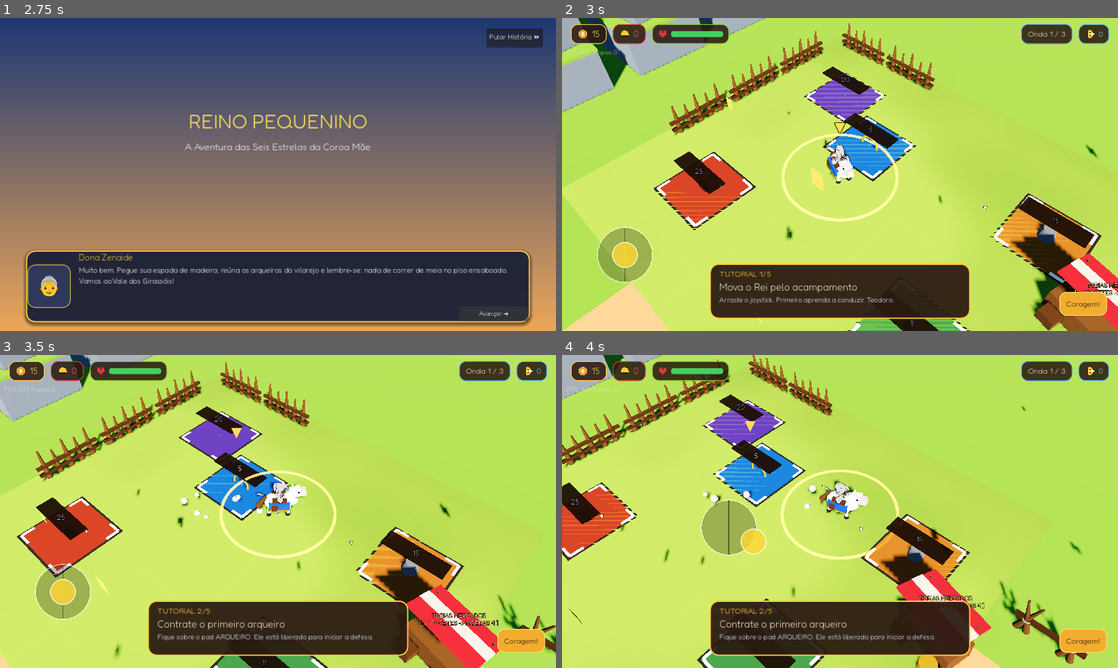
Above: before the commit, frames 1-4 (two rows, left to right).
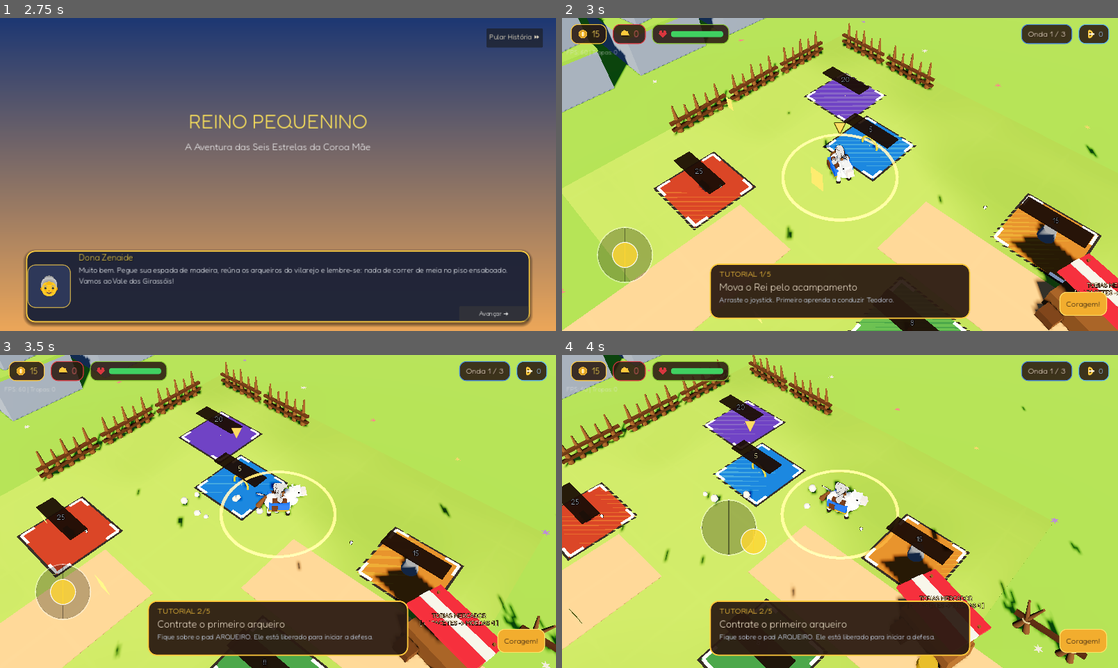
Above: after the commit, the same moments.

Repository: JonathasHenrique/reino-pequenino
Game: Godot game, scene res://scenes/ui/MainMenu.tscn
Two runs of this game, one before a commit and one after it. Both use one fixed random seed, a clock stepped at 60 frames per second and the inputs below.
Inputs (mouse positions are in pixels of both pictures, inside the frame that each line leads up to):
- Up to frame 1 (2.75 s): click "INICIAR JORNADA" at 0.5 s; click "Pular História ⏩" at 1.25 s; click "Avançar ➔" at 2 s
- Up to frame 2 (3 s): tap Enter at 2.75 s; move the mouse to (962, 158) at 2.77 s; hold Right (ui_right) from 2.78 s (still down); click (962, 158) at 2.92 s
- Up to frame 3 (3.5 s): keep holding Right (ui_right); tap Space at 3.02 s
- Up to frame 4 (4 s): release Right (ui_right) at 3.5 s; drag from (728, 527) to (812, 574) at 3.52 s

Frame 1 is identical in both runs. In frame 2, 10% of the frame differs, in the area x 0-95%, y 0-100%; in frame 3, 8.6%; in frame 4, 7.5%.
Error in both runs: Cannot call method 'set_input_as_handled' on a null value. (res://scripts/ui/DialogueBox.gd:53)

Commit message:
Adiciona flores e trilhas à arena

Diff:
--- a/scenes/stages/StageMain.tscn
+++ b/scenes/stages/StageMain.tscn
@@ -21,6 +21,7 @@
 [ext_resource type="PackedScene" path="res://scenes/props/CliffWall.tscn" id="21_cliff"]
 [ext_resource type="PackedScene" path="res://scenes/props/SpikeBarricade.tscn" id="22_barricade"]
 [ext_resource type="PackedScene" path="res://scenes/props/DioramaIslandSlab.tscn" id="23_slab"]
+[ext_resource type="Script" path="res://scripts/props/MeadowFlowers.gd" id="24_meadow"]
 
 [sub_resource type="PlaneMesh" id="PlaneMesh_ground"]
 size = Vector2(90, 90)
@@ -126,12 +127,12 @@
 surface_material_override/0 = SubResource("ShaderMaterial_camp")
 
 [node name="PathEast" type="MeshInstance3D" parent="Floor"]
-transform = Transform3D(1, 0, 0, 0, 1, 0, 0, 0, 1, 15, 0.02, 0)
+transform = Transform3D(1, 0, 0, 0, 1, 0, 0, 0, 1, 15, 0.06, 0)
 mesh = SubResource("BoxMesh_path_main")
 surface_material_override/0 = SubResource("ShaderMaterial_dirt")
 
 [node name="PathNorth" type="MeshInstance3D" parent="Floor"]
-transform = Transform3D(-4.37114e-08, 0, 1, 0, 1, 0, -1, 0, -4.37114e-08, 0, 0.02, 15)
+transform = Transform3D(-4.37114e-08, 0, 1, 0, 1, 0, -1, 0, -4.37114e-08, 0, 0.06, 15)
 mesh = SubResource("BoxMesh_path_main")
 surface_material_override/0 = SubResource("ShaderMaterial_dirt")
 
@@ -154,6 +155,9 @@
 shape = SubResource("BoxShape3D_wall_v")
 
 [node name="DioramaScenery" type="Node3D" parent="."]
+
+[node name="MeadowFlowers" type="MultiMeshInstance3D" parent="DioramaScenery"]
+script = ExtResource("24_meadow")
 
 [node name="Tree1" parent="DioramaScenery" instance=ExtResource("15_tree")]
 transform = Transform3D(1, 0, 0, 0, 1, 0, 0, 0, 1, -22, 0, -22)
--- /dev/null
+++ b/scripts/props/MeadowFlowers.gd
@@ -0,0 +1,84 @@
+extends MultiMeshInstance3D
+
+const FLOWER_POSITIONS: Array[Vector3] = [
+	Vector3(-12.0, 0.12, -9.0),
+	Vector3(-12.0, 0.12, -4.0),
+	Vector3(-12.0, 0.12, 2.0),
+	Vector3(-12.0, 0.12, 8.0),
+	Vector3(-8.0, 0.12, 11.0),
+	Vector3(-3.0, 0.12, 11.0),
+	Vector3(2.0, 0.12, 11.0),
+	Vector3(7.0, 0.12, 11.0),
+	Vector3(13.0, 0.12, 8.0),
+	Vector3(14.0, 0.12, 3.0),
+	Vector3(14.0, 0.12, -3.0),
+	Vector3(12.0, 0.12, -9.0),
+	Vector3(7.0, 0.12, -11.0),
+	Vector3(2.0, 0.12, -11.0),
+	Vector3(-3.0, 0.12, -11.0),
+	Vector3(-8.0, 0.12, -11.0)
+]
+
+const FLOWER_COLORS: Array[Color] = [
+	Color("#F3C54B"),
+	Color("#E97872"),
+	Color("#F4E7C3"),
+	Color("#A57BC4")
+]
+
+func _ready() -> void:
+	multimesh = _build_multimesh()
+	material_override = _build_material()
+
+func _build_multimesh() -> MultiMesh:
+	var flower_mesh := _build_flower_mesh()
+	var instances := MultiMesh.new()
+	instances.transform_format = MultiMesh.TRANSFORM_3D
+	instances.use_colors = true
+	instances.mesh = flower_mesh
+	instances.instance_count = FLOWER_POSITIONS.size()
+
+	for index in range(FLOWER_POSITIONS.size()):
+		var scale := 0.85 + float(index % 3) * 0.12
+		var transform := Transform3D.IDENTITY
+		transform.origin = FLOWER_POSITIONS[index]
+		transform.basis = transform.basis.scaled(Vector3.ONE * scale)
+		instances.set_instance_transform(index, transform)
+		instances.set_instance_color(index, FLOWER_COLORS[index % FLOWER_COLORS.size()])
+
+	return instances
+
+func _build_flower_mesh() -> ArrayMesh:
+	var vertices := PackedVector3Array([Vector3.ZERO])
+	var normals := PackedVector3Array([Vector3.UP])
+	var indices := PackedInt32Array()
+	const POINTS := 12
+
+	for point_index in range(POINTS):
+		var angle := -TAU * float(point_index) / POINTS
+		var radius := 0.19 if point_index % 2 == 0 else 0.075
+		vertices.append(Vector3(cos(angle) * radius, 0.0, sin(angle) * radius))
+		normals.append(Vector3.UP)
+
+	for point_index in range(POINTS):
+		var next_index := (point_index + 1) % POINTS
+		indices.append_array(PackedInt32Array([0, point_index + 1, next_index + 1]))
+
+	var arrays: Array = []
+	arrays.resize(Mesh.ARRAY_MAX)
+	arrays[Mesh.ARRAY_VERTEX] = vertices
+	arrays[Mesh.ARRAY_NORMAL] = normals
+	arrays[Mesh.ARRAY_INDEX] = indices
+
+	var flower := ArrayMesh.new()
+	flower.add_surface_from_arrays(Mesh.PRIMITIVE_TRIANGLES, arrays)
+	return flower
+
+func _build_material() -> StandardMaterial3D:
+	var material := StandardMaterial3D.new()
+	material.albedo_color = Color.WHITE
+	material.vertex_color_use_as_albedo = true
+	material.shading_mode = BaseMaterial3D.SHADING_MODE_UNSHADED
+	material.cull_mode = BaseMaterial3D.CULL_DISABLED
+	material.roughness = 0.85
+	return material
Not shown: 1 places in scenes/stages/StageMain.tscn that only renumber resources
